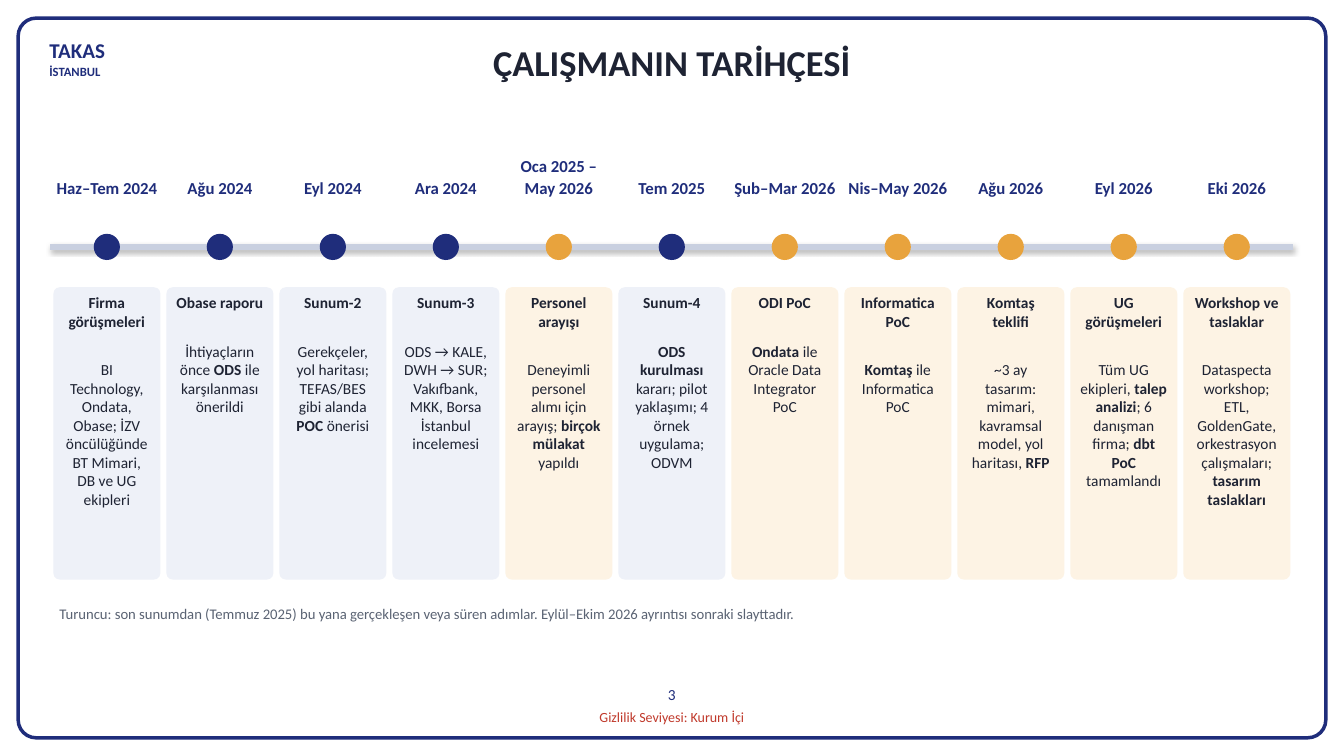
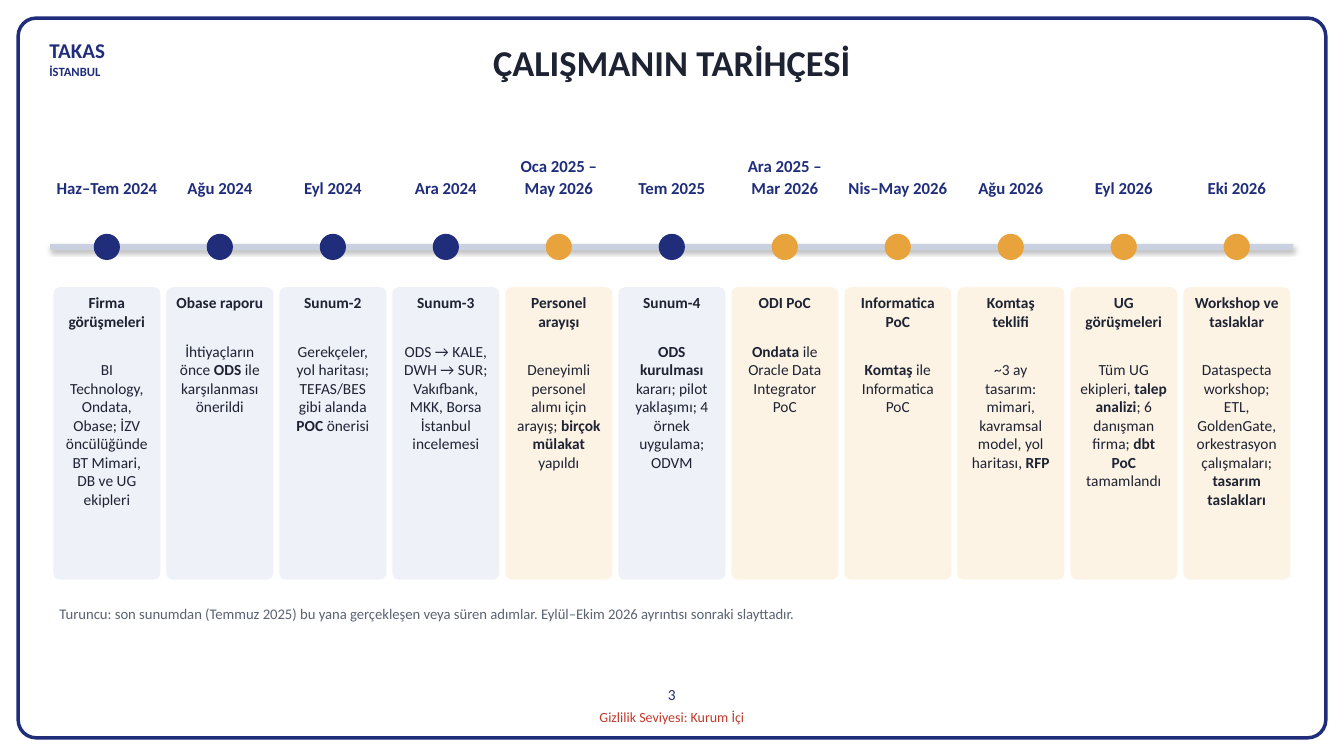
Before and after one commit to hanifidemirel0/Cursor-Projects, a slide deck: slide 3 of outputs/dwh-sunum-kasim-2026/5 - DWHSunum_Kasim2026.pptx. Drawn at 1344x756 pixels with LibreOffice and Linux fonts; fonts in the diff are those of the drawing. Boxes give left, top, right and bottom in pixels: in the first picture for what was removed or moved away, otherwise in the second. Text is boxed around its words. In the diff, an @@ line names an element or a change of style, - is before the commit and + after.

```diff
--- a/outputs/dwh-sunum-kasim-2026/5 - DWHSunum_Kasim2026.pptx
+++ b/outputs/dwh-sunum-kasim-2026/5 - DWHSunum_Kasim2026.pptx
@@ text at (x1=748, y1=161, x2=818, y2=194): text changed @@
-Şub–Mar 2026
+Ara 2025 – Mar 2026
```
Also in this commit, not shown: 3 other files.
